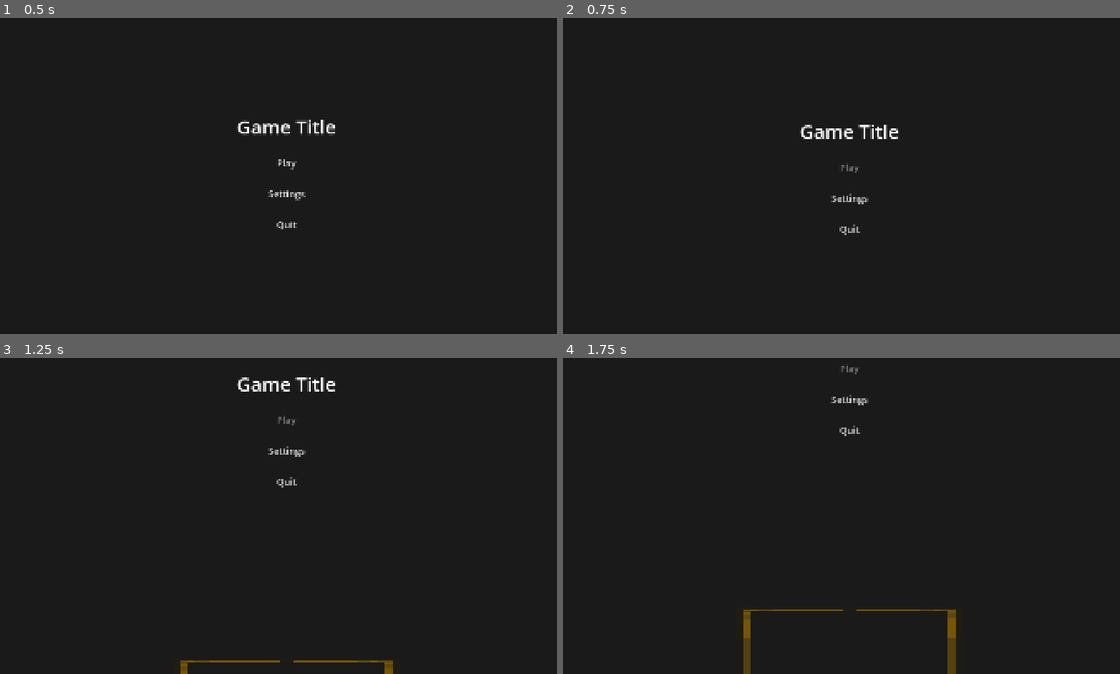
Above: before the commit, frames 1-4 (two rows, left to right).
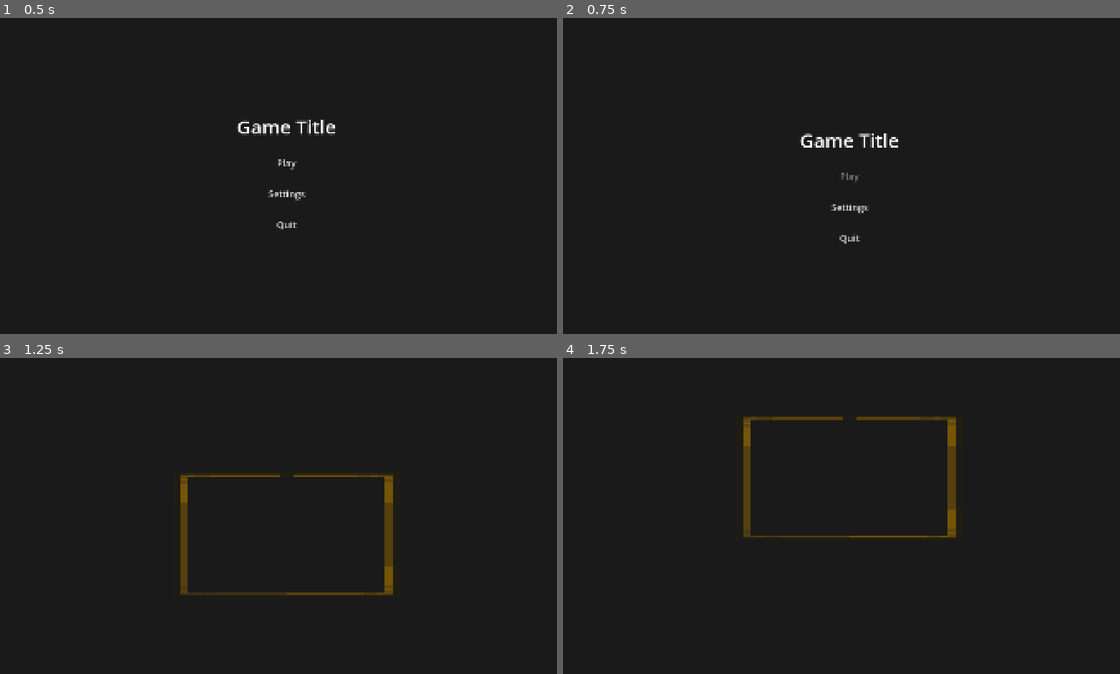
Above: after the commit, the same moments.

Repository: brandon-relentnet/deck-management
Game: Godot game, scene res://scenes/main_menu.tscn
Two runs of this game, one before a commit and one after it. Both use one fixed random seed, a clock stepped at 60 frames per second and the inputs below.
Inputs (mouse positions are in pixels of both pictures, inside the frame that each line leads up to):
- Up to frame 1 (0.5 s): no input
- Up to frame 2 (0.75 s): click "Play" at 0.5 s
- Up to frame 3 (1.25 s): no input
- Up to frame 4 (1.75 s): tap Enter at 1.25 s; move the mouse to (975, 497) at 1.27 s; click (975, 497) at 1.42 s

Frame 1 is identical in both runs. In frame 2, 1.0% of the frame differs, in the area x 42-61%, y 33-72%; in frame 3, 2.6%, in the area x 32-71%, y 6-100%; in frame 4, 2.5%.

Commit message:
Refined the animation of the scene transition even harder. It always goes up for main menu now as well.

Diff:
--- a/project.godot
+++ b/project.godot
@@ -28,6 +28,7 @@
 window/size/viewport_width=1920
 window/size/viewport_height=1080
 window/stretch/mode="canvas_items"
+window/per_pixel_transparency/allowed=true
 window/vsync/vsync_mode=0
 
 [editor_plugins]
--- a/scene_transition.gd
+++ b/scene_transition.gd
@@ -8,8 +8,7 @@
 @onready var viewport_1 = $Container/SubViewportContainer1/SubViewport
 @onready var viewport_2 = $Container/SubViewportContainer2/SubViewport
 @onready var container = $Container
-
-var current_viewport_idx = 0  # Track which viewport contains current scene
+@onready var screen_size = get_viewport_rect().size
 
 func _ready():
 	# Make this control fill the screen and be on top of everything
@@ -17,6 +16,9 @@
 
 	# Hide this control by default
 	visible = false
+
+	# Make sure container is positioned correctly at start
+	container.position = Vector2.ZERO
 
 # Start a transition to a new scene
 func transition_to_scene(scene_path: String):
@@ -26,46 +28,67 @@
 	# Store the current scene
 	var current_scene = get_tree().current_scene
 
-	# Remove current scene from its parent and add to our viewport
+	# Remove current scene from its parent
 	var current_parent = current_scene.get_parent()
 	if current_parent:
 		current_parent.remove_child(current_scene)
 
-	# Add current scene to the first viewport
-	viewport_1.add_child(current_scene)
-
 	# Load and instantiate the new scene
 	var new_scene = load(scene_path).instantiate()
 
-	# Add new scene to the second viewport
-	viewport_2.add_child(new_scene)
+	# Setup transition based on target scene
+	if new_scene.name == "MainMenu":
+		# Going to MainMenu - it slides up from bottom
+		# Place current scene in bottom viewport
+		viewport_2.add_child(current_scene)
 
-	# Position the container to show the current scene
-	container.position.y = 0
+		# Place new scene in top viewport
+		viewport_1.add_child(new_scene)
 
-	# Create the sliding animation with multiple steps
-	var tween = create_tween()
-	tween.set_ease(Tween.EASE_OUT)
-	tween.set_trans(Tween.TRANS_CUBIC)
+		# Start with container shifted up (showing new scene in top viewport)
+		container.position.y = -screen_size.y
 
-	# 1. First nudge right (anticipation)
-	var nudge_amount = get_viewport().size.y * 0.05  # 5% of screen width
-	tween.tween_property(container, "position:y", nudge_amount, TRANSITION_DURATION * 2)
+		# Perform slide-down animation
+		var tween = create_tween()
+		# 1. Slight inch down to simulate a pull effect (opposite of your inch up)
+		tween.tween_property(container, "position:y", -screen_size.y * 1.05, TRANSITION_DURATION * 2).set_ease(Tween.EASE_OUT).set_trans(Tween.TRANS_QUINT)
+		# 2. Slide down but overshoot (go past zero)
+		tween.tween_property(container, "position:y", screen_size.y * 0.05, TRANSITION_DURATION).set_ease(Tween.EASE_OUT).set_trans(Tween.TRANS_QUINT)
+		# 3. Bounce back to settle at the final position
+		tween.tween_property(container, "position:y", 0, TRANSITION_DURATION * 1.5).set_trans(Tween.TRANS_BOUNCE).set_ease(Tween.EASE_OUT)
 
-	# 2. Then slide left beyond target (overshoot)
-	var target_pos = -get_viewport().size.y
-	var overshoot = target_pos * 1.02  # 2% overshoot
-	tween.tween_property(container, "position:y", overshoot, TRANSITION_DURATION)
+		# Wait for animation to complete
+		await tween.finished
 
-	# 3. Finally settle at exact target (ease back)
-	tween.tween_property(container, "position:y", target_pos, TRANSITION_DURATION * 1.5)
+	else:
+		# Going to another scene - it slides down from top
+		# Place current scene (MainMenu) in top viewport
+		viewport_1.add_child(current_scene)
 
-	# Wait for animation to complete
-	await tween.finished
+		# Place new scene in bottom viewport
+		viewport_2.add_child(new_scene)
 
-	# Remove scenes from viewports
-	viewport_1.remove_child(current_scene)
-	viewport_2.remove_child(new_scene)
+		# Start with container at normal position (showing current scene)
+		container.position = Vector2.ZERO
+
+		# Perform slide-up animation
+		var tween = create_tween()
+		# Slight inch up to simulate a pull effect
+		tween.tween_property(container, "position:y", screen_size.y * 0.05, TRANSITION_DURATION * 2).set_ease(Tween.EASE_OUT).set_trans(Tween.TRANS_QUINT)
+		# Slide down but overshoot
+		tween.tween_property(container, "position:y", -screen_size.y * 1.05, TRANSITION_DURATION).set_ease(Tween.EASE_OUT).set_trans(Tween.TRANS_QUINT)
+		# Fall back into place
+		tween.tween_property(container, "position:y", -screen_size.y, TRANSITION_DURATION * 1.5).set_trans(Tween.TRANS_BOUNCE).set_ease(Tween.EASE_OUT)
+
+		# Wait for animation to complete
+		await tween.finished
+
+
+	# Remove scenes from viewports after animation completes
+	if viewport_1.get_child_count() > 0:
+		viewport_1.remove_child(viewport_1.get_child(0))
+	if viewport_2.get_child_count() > 0:
+		viewport_2.remove_child(viewport_2.get_child(0))
 
 	# Change the current scene
 	get_tree().root.add_child(new_scene)
